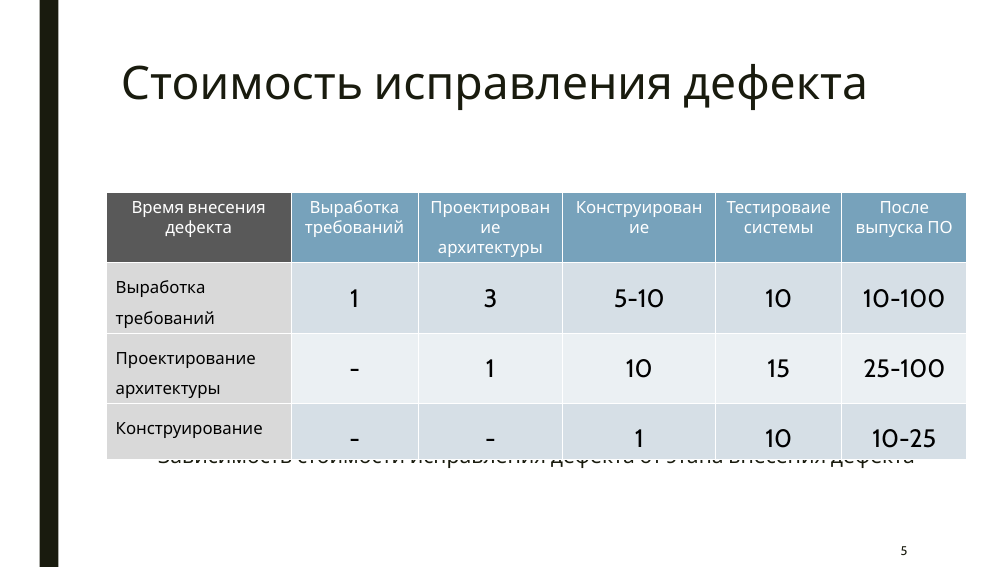
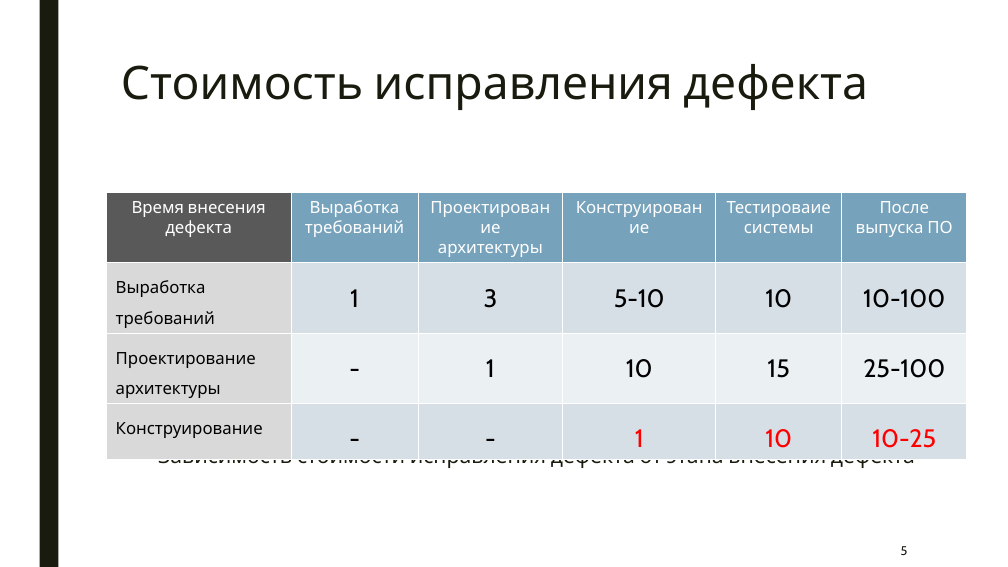
Before and after one commit to artem-gorokhovskii/frontend-unit-tests, a slide deck: slide 5 of frontend-unit-tests.pptx. Drawn at 1008x567 pixels with LibreOffice and Linux fonts; fonts in the diff are those of the drawing. Boxes give left, top, right and bottom in pixels: in the first picture for what was removed or moved away, otherwise in the second. Text is boxed around its words. In the diff, an @@ line names an element or a change of style, - is before the commit and + after.

```diff
--- a/frontend-unit-tests.pptx
+++ b/frontend-unit-tests.pptx
@@ table at [107,193,967,452] @@
@@ text colour #000000 to #FF0000 in "1", "10", "10-25" @@
```
Also in this commit, not shown: 5 other slides changed, 4 slides added, 1 slide removed, 1 other file.
